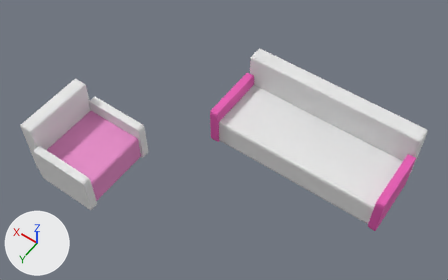
The FBX model Global Game Jam 2019/Assets/Models/Family/Couch.fbx, before and after one commit.
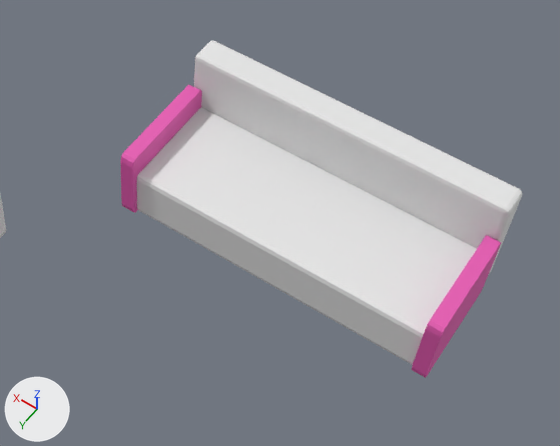
Old and new are each drawn whole from a camera (50 mm lens) standing at (-3.36, 4.1, 8.85) and looking at (0.1, -0.75, 1.23) and again close up on the part from 32% to 100% of the width and 10% to 96% of the height. The axes (+X, +Y, +Z) are drawn at lower left. The lights are the same throughout. Where no turn or scale is listed for an object, it has been applied to the vertices.

The first close-up shows 'Couch.001'.
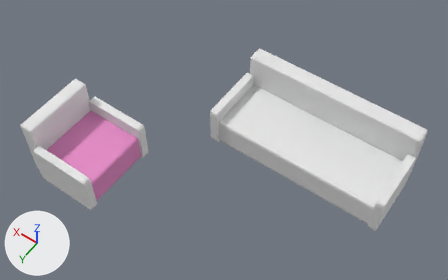
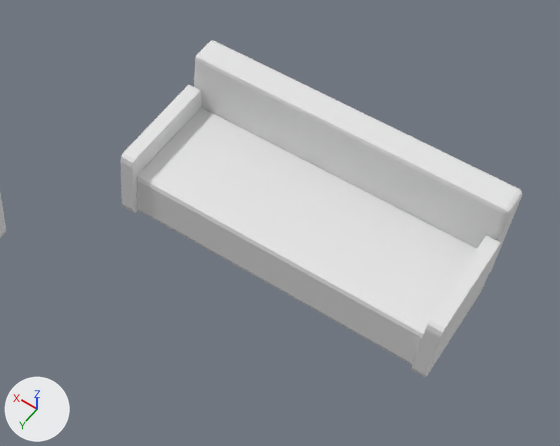
Where the change shows, as pixel boxes [x1, y1, x2, y2] in the close-ups (560 x 446 px):
part 1 of me_untitled_051, recoloured (pink to white): [121, 85, 501, 378] in both

Diff of the bpy script that builds the scene:
```diff
--- a/Global Game Jam 2019/Assets/Models/Family/Couch.fbx.py
+++ b/Global Game Jam 2019/Assets/Models/Family/Couch.fbx.py
@@ me_untitled_051 @@
 me_untitled_051.from_pydata(...)  # 224 vertices, 248 faces; spans x -1.54..1.53, y -0.78..0.57, z -0.04..1.1
 # used by ob_couch_001; location = (-0.953, -1.604, 0.591)
+# me_untitled_051 part 1: all 124 faces that had it switch from mat_material_004 (pink #e75bb3) to mat_material_003 (white #e7e7e7)
```
